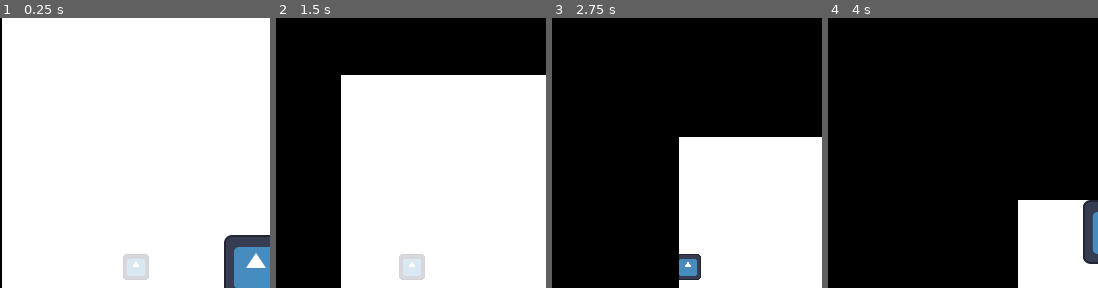
Above: before the commit, frames 1-4 (left to right).
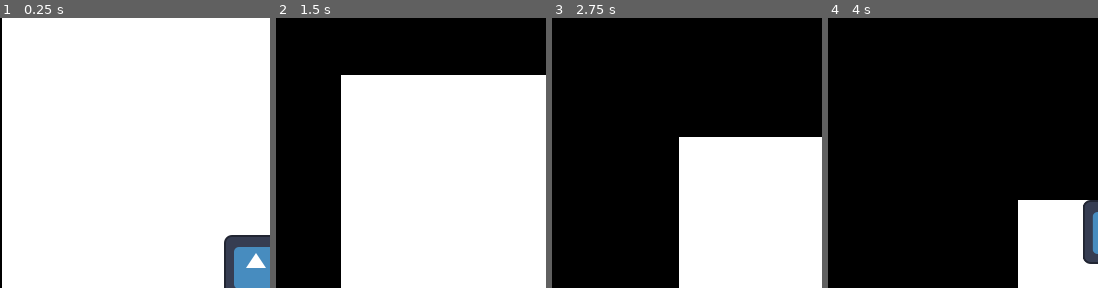
Above: after the commit, the same moments.

Repository: Compsciler/Unsquished
Game: Godot game, scene res://node_2d.tscn
The game is run twice, just before and just after one commit, with the same random seed, the same clock (stepped at 60 frames per second) and the same inputs. The engine's default icon, where the game draws it, is replaced by a stand-in: a white triangle on a blue panel in a dark square.
Inputs:
- Up to frame 1 (0.25 s): no input
- Up to frame 2 (1.5 s): tap Enter at 0.5 s; hold D (right) 0.53-1.28 s; tap J (hit) at 0.6 s; hold S (down) from 1.28 s (still down); tap Space (super) at 1.35 s
- Up to frame 3 (2.75 s): release S (down) at 2.03 s; hold D (right) from 2.03 s (still down); tap J (hit) at 2.1 s
- Up to frame 4 (4 s): release D (right) at 2.78 s; hold W (up) 2.78-3.53 s; tap Space (super) at 2.85 s; hold A (left) from 3.53 s (still down); tap J (hit) at 3.6 s
The pictures show only the part of the screen within x 3-53%, y 4-54%; the shares and areas given below are measured in that part.

The runs differ from the first frame. In frame 1, 0.9% of the frame differs, in the area x 45-56%, y 87-98%; in frame 2, 0.9%; in frame 3, 0.7%; in frame 4, nothing differs.

Commit message:
Add floor trap continuous spawning

Diff:
--- a/floor_tiles.gd
+++ b/floor_tiles.gd
@@ -1,16 +1,33 @@
 extends Node2D
 
 @export var GRID_SIZE = 9
-@onready var tile_size = 540.0 / GRID_SIZE
+var tile_size = 540.0 / GRID_SIZE
 var spike = preload("res://spike.tscn")
+
+@export var spawn_rate_start = 5.0
+@export var spawn_rate_min = 2.5
+@export var spawn_rate_increase = -0.1
+var spawn_rate = spawn_rate_start
+
+var timer = 0.0
 
 # Called when the node enters the scene tree for the first time.
 func _ready():
-	spawn(2, 4)
+	pass
 
 # Called every frame. 'delta' is the elapsed time since the previous frame.
 func _process(delta):
-	pass
+	if timer >= spawn_rate:
+		spawn_random()
+		spawn_rate = max(spawn_rate_increase, spawn_rate_min)
+		timer = 0.0
+	timer += delta
+
+func spawn_random():
+	# TODO: choose row and col in bounds
+	var row = randi() % GRID_SIZE
+	var col = randi() % GRID_SIZE
+	spawn(row, col)
 
 func spawn(row, col):
 	var pos = Vector2((row + 0.5) * tile_size, (col + 0.5) * tile_size)
--- a/spike.gd
+++ b/spike.gd
@@ -1,6 +1,7 @@
 extends Node2D
 
 @export var warning_time = 2.0
+@export var damage_time = 1.0
 @onready var sprite = $Sprite2D
 
 var is_damaging = false
@@ -25,6 +26,8 @@
 
 	is_damaging = true
 	sprite.modulate = Color.WHITE
+	await get_tree().create_timer(damage_time).timeout
+	queue_free()
 
 
 func _on_area_2d_body_entered(body):
Not shown, added: flo898A.tmp
Not shown, added: flo9B3D.tmp
